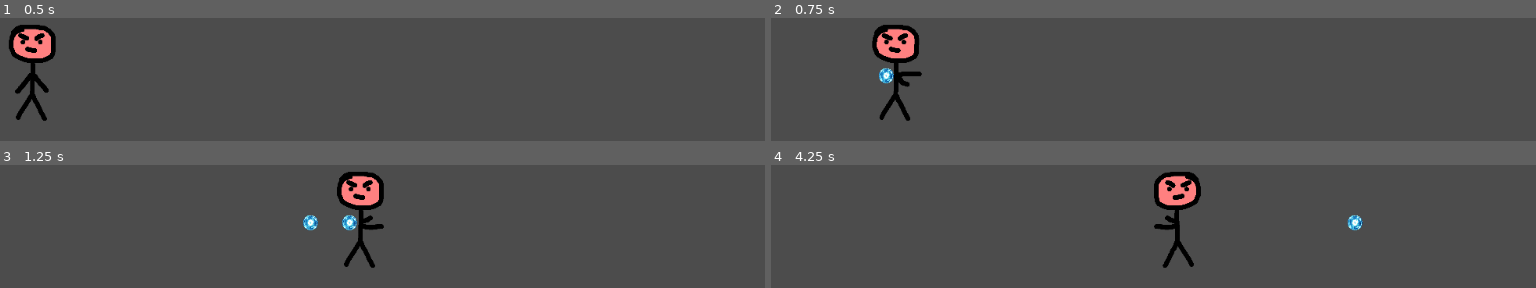
Above: before the commit, frames 1-4 (two rows, left to right).
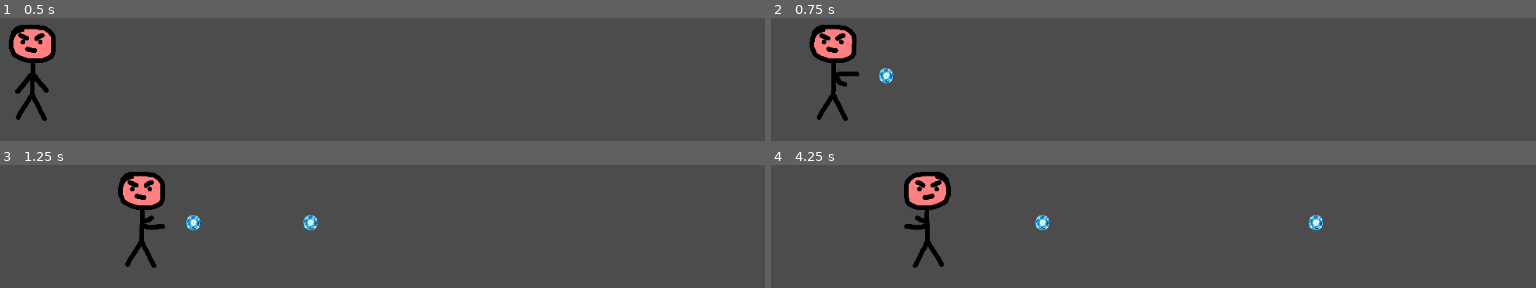
Above: after the commit, the same moments.

Repository: patriciacorhid/elChuloMagias
Game: Godot game, scene res://elChuloMagias.tscn
The game is run twice, just before and just after one commit, with the same random seed, the same clock (stepped at 60 frames per second) and the same inputs.
Inputs:
- Up to frame 1 (0.5 s): no input
- Up to frame 2 (0.75 s): tap Enter at 0.5 s; hold Right from 0.53 s (still down); hold Z from 0.53 s (still down)
- Up to frame 3 (1.25 s): keep holding Right; keep holding Z
- Up to frame 4 (4.25 s): release Right at 1.28 s; release Z at 1.28 s; hold Down 1.28-2.03 s; tap Z at 1.35, 2.85 s; hold Right 2.03-2.78 s; hold Z 2.03-2.78 s; tap Space at 2.75 s; hold Up 2.78-3.53 s; hold Left from 3.53 s (still down); hold Z from 3.53 s (still down)

Frame 1 is identical in both runs. In frame 2, 4.6% of the frame differs, in the area x 4-20%, y 5-84%; in frame 3, 5.0%; in frame 4, 5.2%, in the area x 17-78%, y 5-84%.

Commit message:
Mejora de Chulo.gd

Diff:
--- a/elChulo.gd
+++ b/elChulo.gd
@@ -1,10 +1,12 @@
 extends AnimatedSprite
 
-# Declare member variables here. Examples:
+# Variables internas
 var scene_BolaMagia
 var puede_disparar = true
 var contador_atacar = 0
 
+#Atributos (ataque, velocidad...)
+const walk_speed = 200
 
 # Called when the node enters the scene tree for the first time.
 func _ready():
@@ -33,12 +35,12 @@
 					frame = 1
 			contador_atacar = (contador_atacar+1)%2
 	if Input.is_key_pressed(KEY_LEFT):
-		position.x -= 10
+		position.x -= walk_speed*delta
 		set_flip_h(true)
 	if Input.is_key_pressed(KEY_RIGHT):
-		position.x += 10
+		position.x += walk_speed*delta
 		set_flip_h(false)
 	if Input.is_key_pressed(KEY_UP):
-		position.y -= 10
+		position.y -= walk_speed*delta
 	if Input.is_key_pressed(KEY_DOWN):
-		position.y += 10
+		position.y += walk_speed*delta
--- a/elChuloMagias.tscn
+++ b/elChuloMagias.tscn
@@ -16,11 +16,6 @@
 "name": "default",
 "speed": 5.0
 }, {
-"frames": [ ExtResource( 1 ) ],
-"loop": true,
-"name": "Defender",
-"speed": 5.0
-}, {
 "frames": [ ExtResource( 4 ), ExtResource( 8 ) ],
 "loop": true,
 "name": "Caminar",
@@ -30,6 +25,11 @@
 "loop": true,
 "name": "Atacar",
 "speed": 0.0
+}, {
+"frames": [ ExtResource( 1 ) ],
+"loop": true,
+"name": "Defender",
+"speed": 5.0
 }, {
 "frames": [ ExtResource( 3 ), ExtResource( 7 ) ],
 "loop": true,
